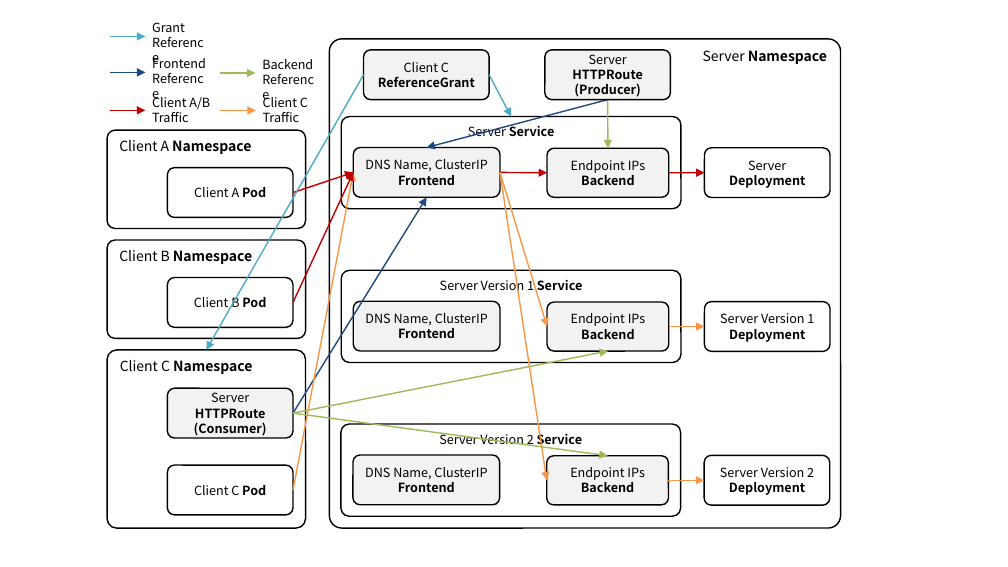
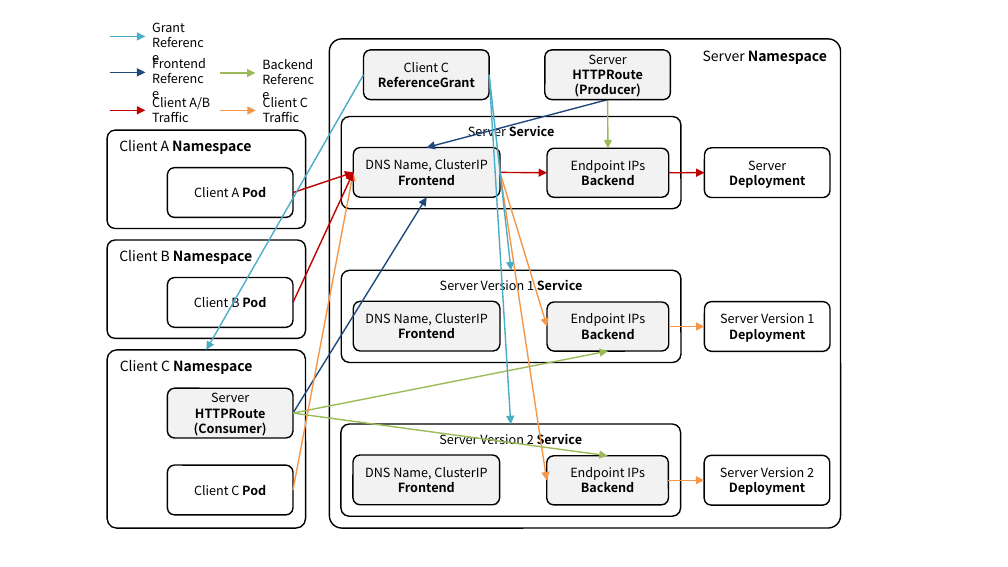
Before and after one commit to ssup2/blog-software, a slide deck: slide 1 of content/docs/theory-analysis/kubernetes-gateway-api-gamma/images/images.pptx. Drawn at 1008x567 pixels with LibreOffice and Linux fonts; fonts in the diff are those of the drawing. Boxes give left, top, right and bottom in pixels: in the first picture for what was removed or moved away, otherwise in the second. Text is boxed around its words. In the diff, an @@ line names an element or a change of style, - is before the commit and + after.

```diff
--- a/content/docs/theory-analysis/kubernetes-gateway-api-gamma/images/images.pptx
+++ b/content/docs/theory-analysis/kubernetes-gateway-api-gamma/images/images.pptx
@@ arrow moved from (489, 75) - (511, 117) to (489, 75) - (511, 270) @@
@@ arrow added from (489, 75) to (511, 424), #4BACC6 1 pt @@
```
Also in this commit, not shown: 1 other file.
